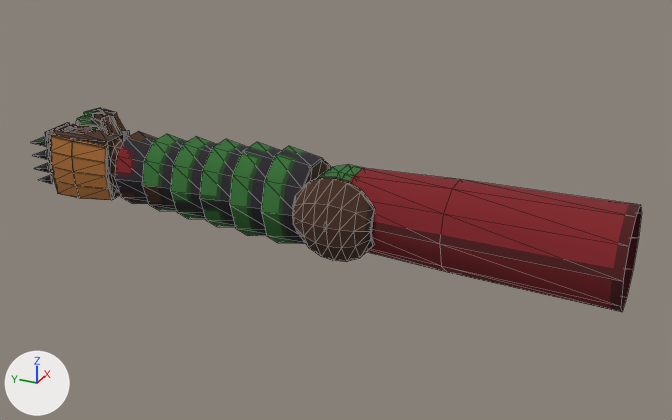
The glTF model templates/models/gauntlets/drake/drake_L.glb, before and after one commit.
The view is the same before and after, from a camera (50 mm lens) standing at (-0.853, -0.669, 0.42) and looking at (0.007, -0.282, -0.01). The axes (+X, +Y, +Z) are drawn at lower left. The lights are the same throughout. The first picture is the older version. Mesh edges are drawn as thin lines. Vertices at exactly the same position are counted once.

In view in the first picture: 'drake_L mesh'.
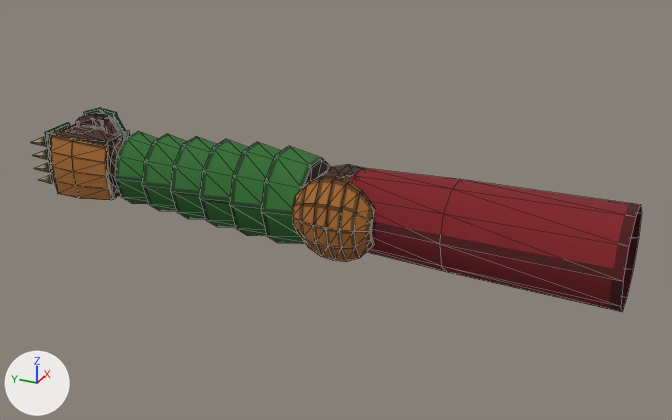
The change, as a diff of the scene's bpy script:
```diff
--- a/templates/models/gauntlets/drake/drake_L.glb.py
+++ b/templates/models/gauntlets/drake/drake_L.glb.py
@@ me_drake_l @@
 # used by ob_drake_l_mesh; location = (0.0, 0.0, 0.0)
-me_drake_l.from_pydata(...)  # 1264 vertices, 1970 faces; spans x -0.059..0.051, y -0.6..0.105, z -0.053..0.053
+me_drake_l.from_pydata(...)  # 1544 vertices, 2780 faces; spans x -0.059..0.051, y -0.6..0.105, z -0.053..0.053
+# me_drake_l part 1: the loose piece of 24 vertices spanning x 0.025..0.045, y 0.052..0.085, z 0.022..0.047 is rebuilt with 48 vertices and now spans x 0.025..0.045, y 0.05..0.089, z 0.023..0.046
+# me_drake_l part 2: the loose piece of 24 vertices spanning x 0.009..0.033, y 0.046..0.086, z 0.017..0.034 is rebuilt with 40 vertices and now spans x 0.01..0.032, y 0.046..0.088, z 0.017..0.034
+# me_drake_l part 3: the loose piece of 24 vertices spanning x 0.015..0.044, y 0.027..0.065, z 0.028..0.05 is rebuilt with 40 vertices and now spans x 0.016..0.043, y 0.026..0.064, z 0.028..0.05
+# me_drake_l part 4: the loose piece of 24 vertices spanning x -0.02..0.02, y 0.073..0.088, z 0.017..0.034 is rebuilt with 40 vertices and now spans x -0.024..0.02, y 0.073..0.088, z 0.017..0.034
+# me_drake_l part 5
+# 24 vertices are removed from x -0.003..0.033, y 0.001..0.042, z 0.02..0.049
+# 28 faces are deleted
+# 1 vertex moves within x 0.031, y 0.03, z 0.036
+# 40 vertices are added at x -0.002..0.031, y 0.002..0.041, z 0.021..0.048
+# 80 new faces join them
+# me_drake_l part 6: 1198 kept faces spanning x -0.059..0.051, y -0.345..0.105, z -0.053..0.053 get new texture (UV) coordinates
+# other edits to the shape of me_drake_l do not show in these pictures
 me_drake_l.materials.append(mat_retro)
```

Changed parts and their boxes [x1, y1, x2, y2] in the pictures (672 x 420 px):
part 1 of me_drake_l, rebuilt: before [77, 112, 101, 126]; after [77, 113, 99, 126]
part 2 of me_drake_l, rebuilt: before [70, 124, 94, 134]; after [72, 124, 95, 134]
part 3 of me_drake_l, rebuilt: before [93, 113, 114, 129]; after [93, 114, 113, 129]
part 4 of me_drake_l, rebuilt: before [49, 126, 76, 138]; after [62, 126, 76, 133]
part 5 of me_drake_l, cut back: before [102, 116, 122, 136]; after [102, 118, 120, 136]
part 6 of me_drake_l, surface changed: [31, 108, 374, 262] in both
